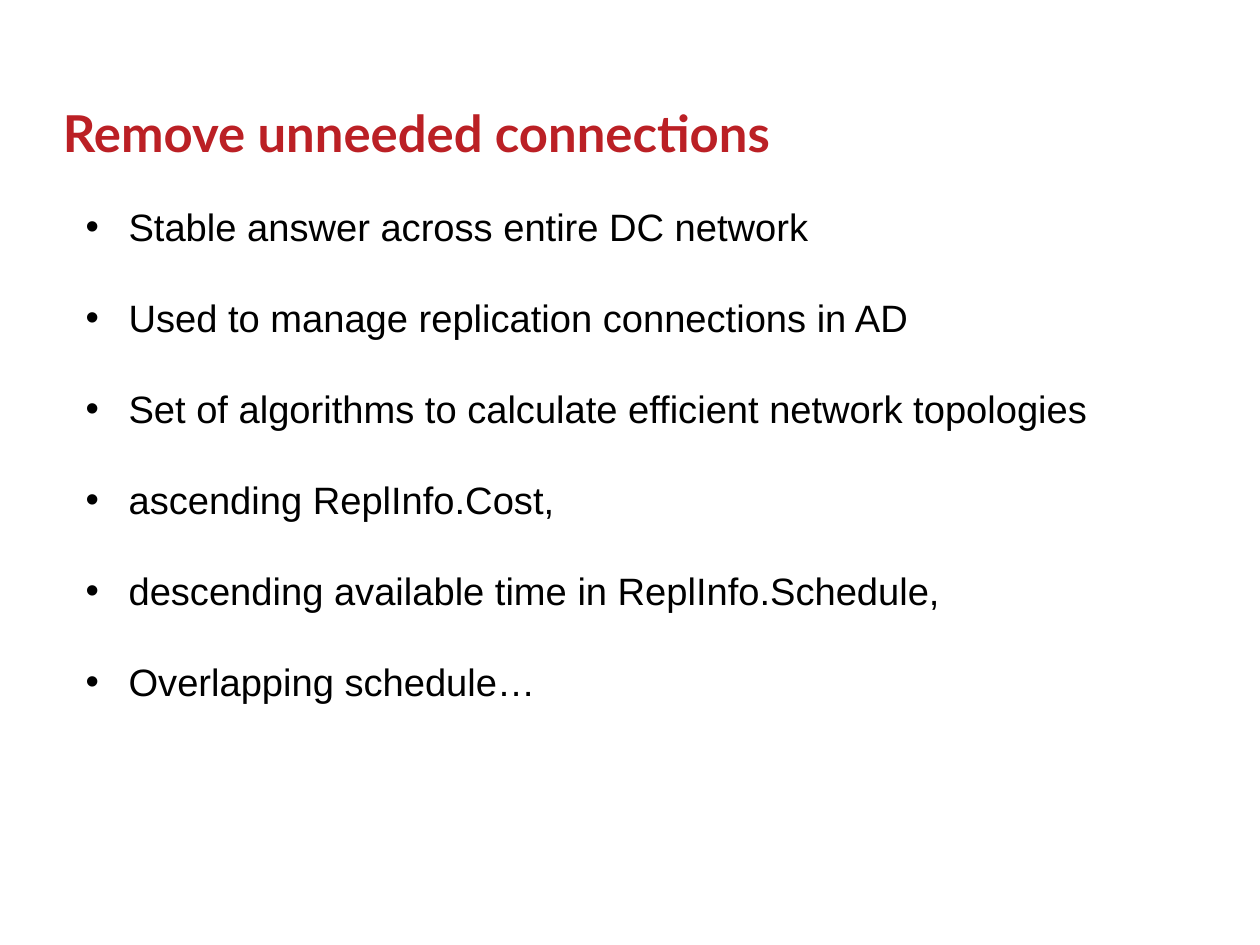
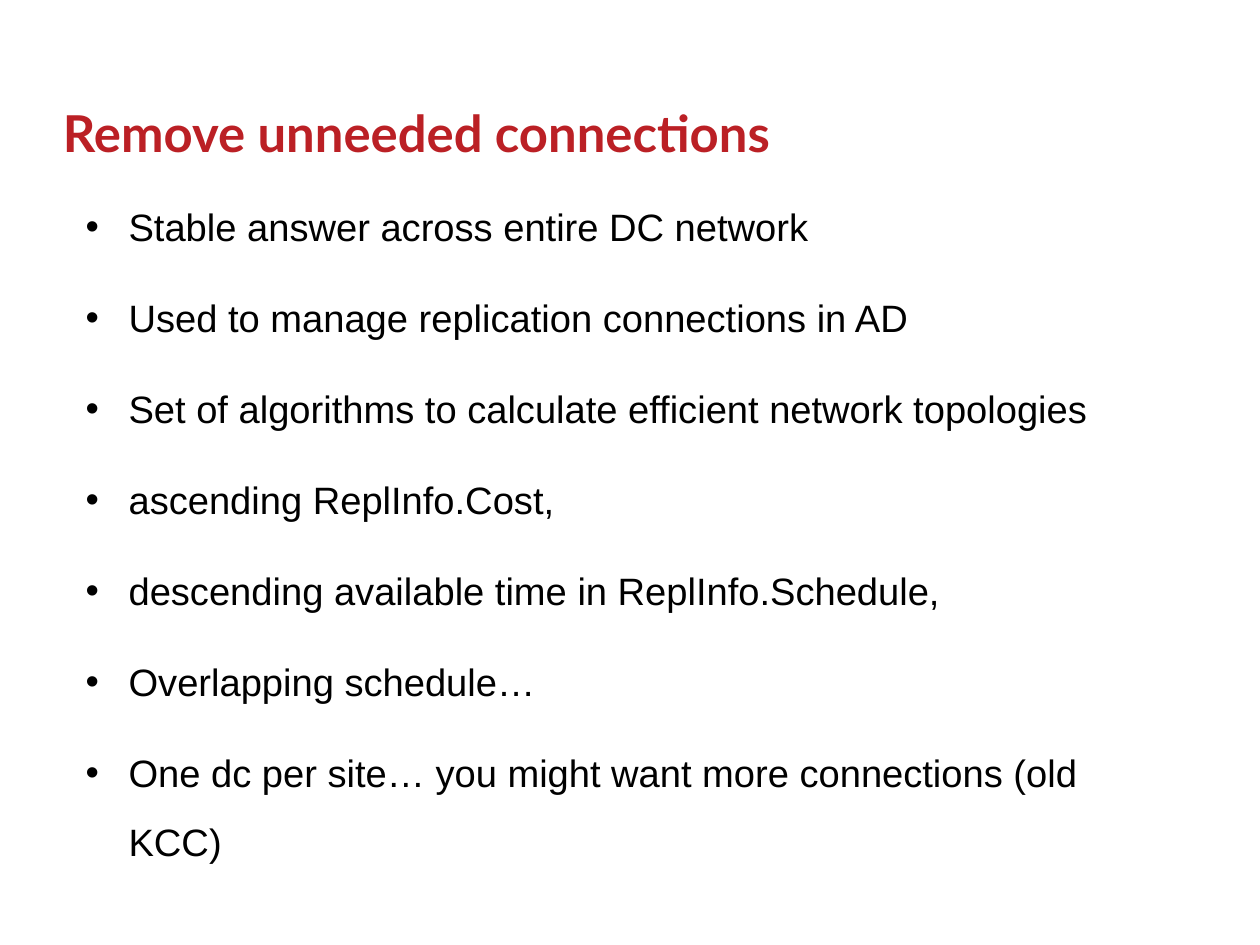
Before and after one commit to GSam/Slides, a slide deck: slide 23 of Samba KCC.pptx (slide 22 before the commit). Drawn at 1260x945 pixels with LibreOffice and Linux fonts; fonts in the diff are those of the drawing; background and template pictures are left out. Boxes give left, top, right and bottom in pixels: in the first picture for what was removed or moved away, otherwise in the second. Text is boxed around its words. In the diff, an @@ line names an element or a change of style, - is before the commit and + after.

```diff
--- a/Samba KCC.pptx
+++ b/Samba KCC.pptx
@@ text at (129,759,1077,864): paragraph added @@
+• One dc per site… you might want more connections (old KCC)
```
Also in this commit, not shown: 3 other slides changed, 4 slides added, 2 slides removed, 1 other file.
